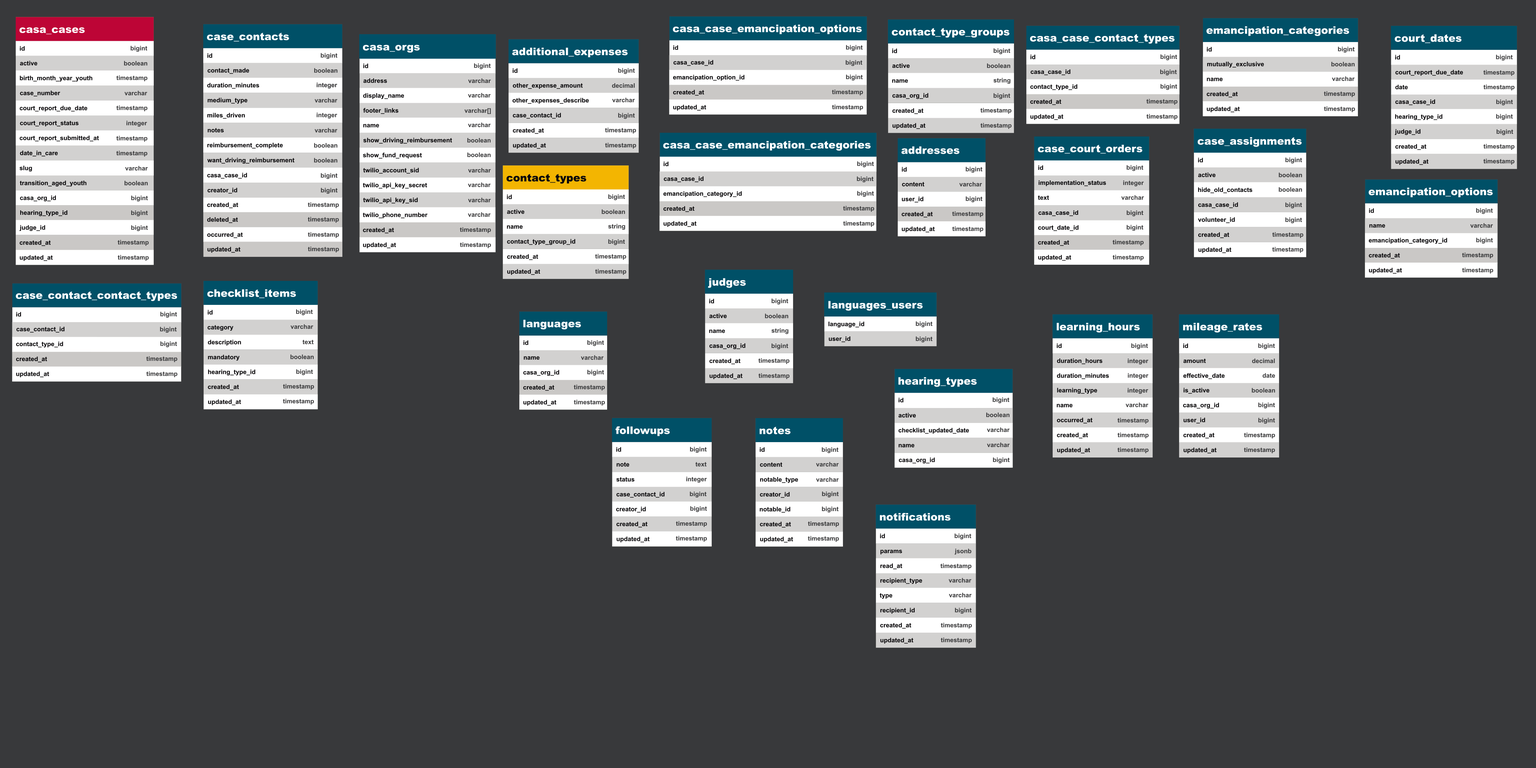
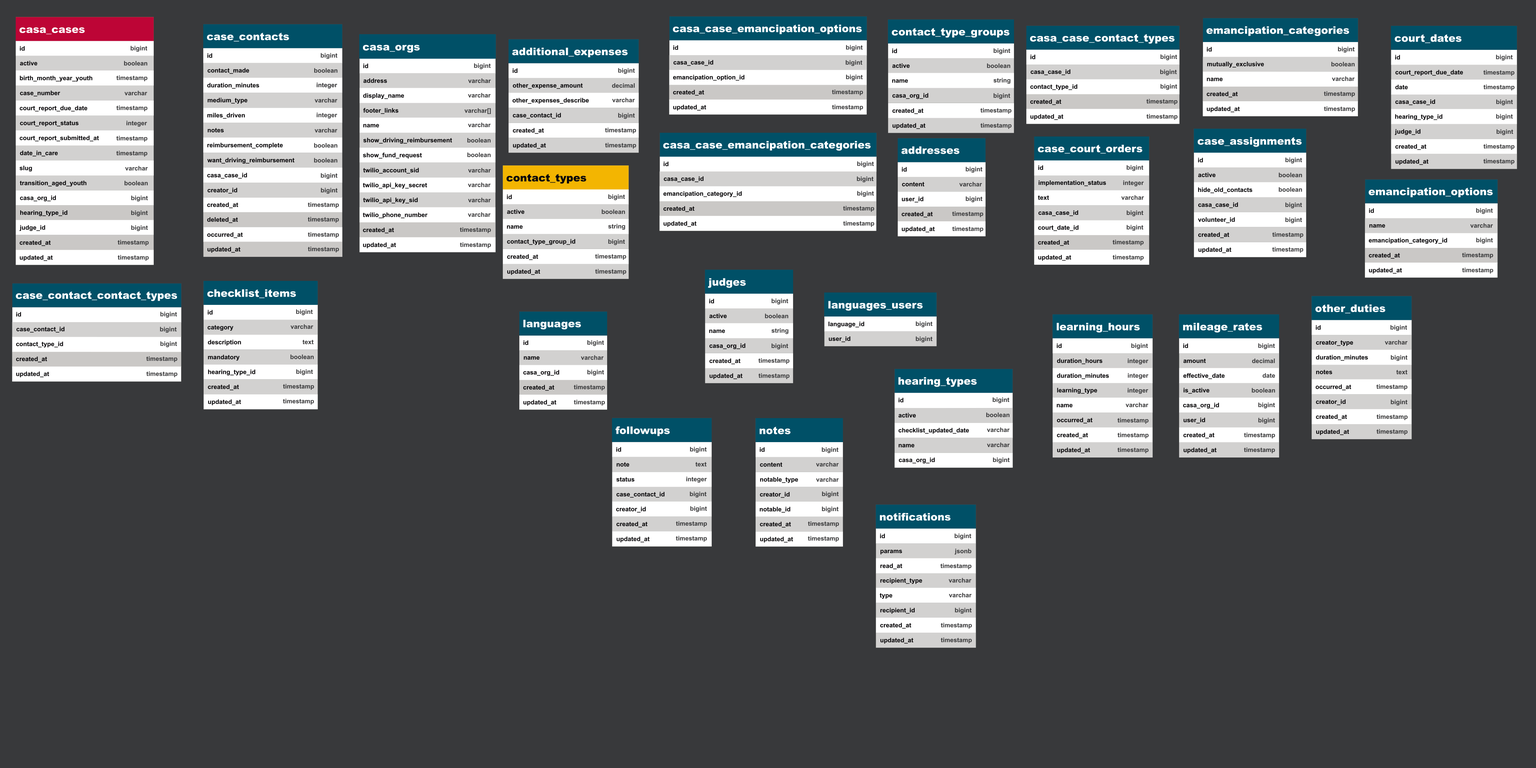
Two versions of the same layered image (1536x768). Layer-by-layer changes:
pixels changed over [1311, 295, 1412, 440] (layer not identified)
